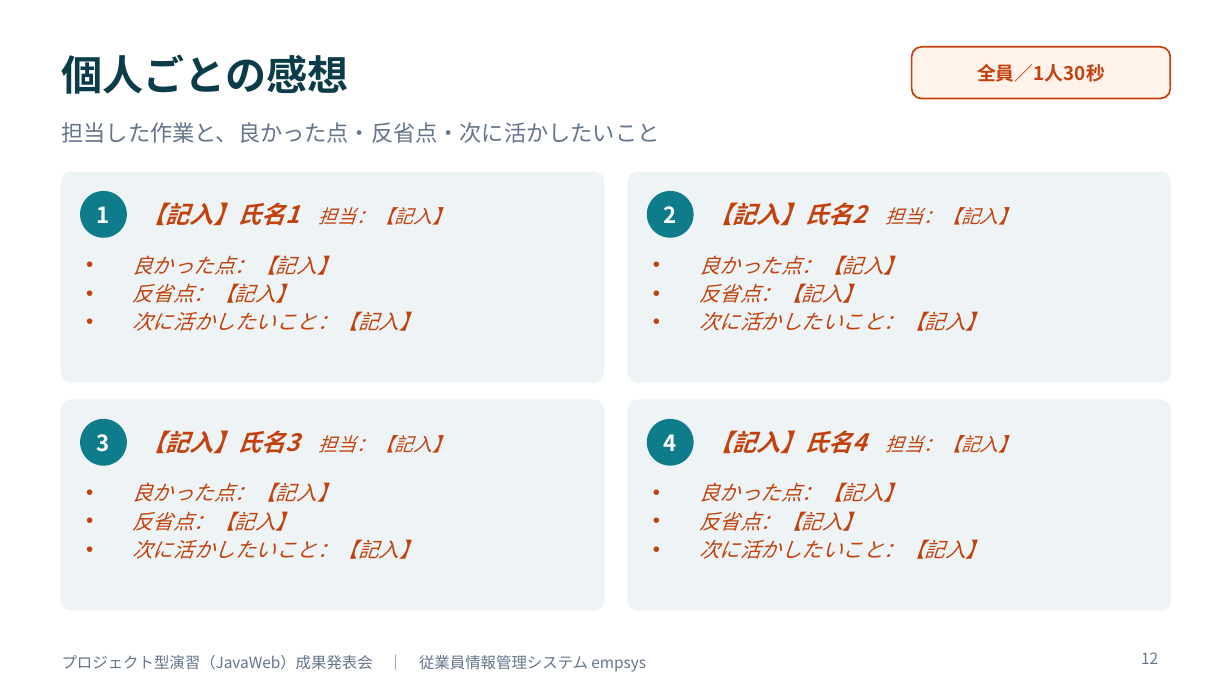
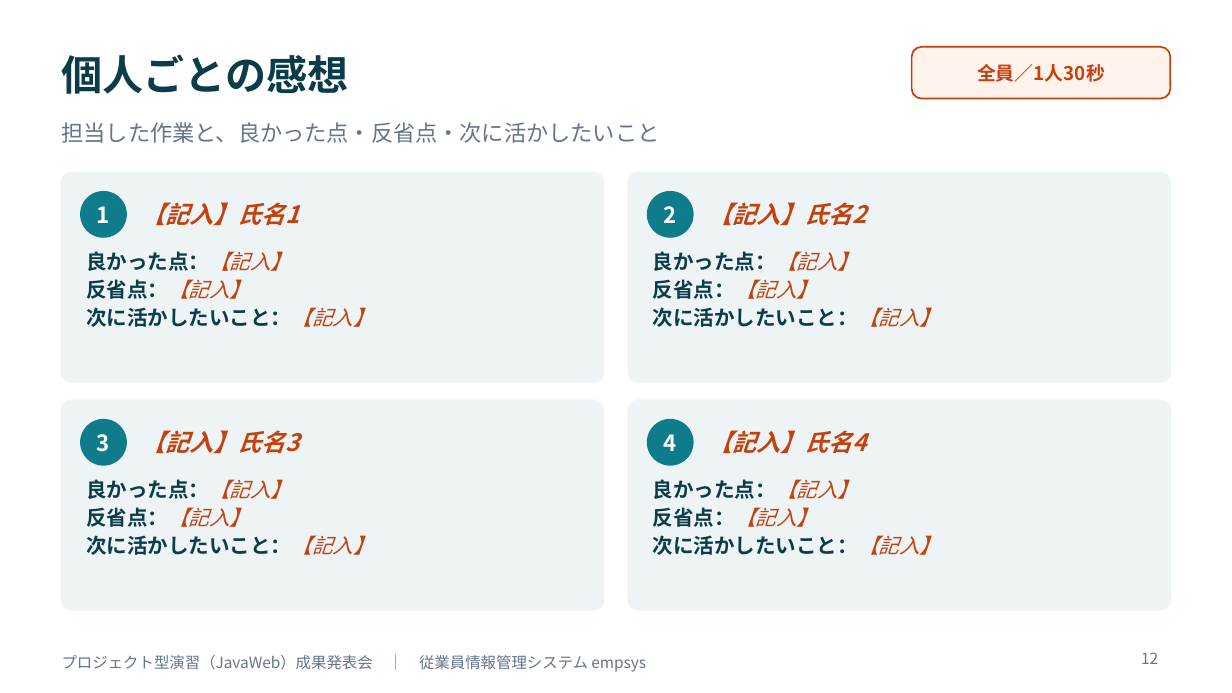
Before and after one commit to amasato1221/web_-application, a slide deck: slide 12 of 成果発表会資料_テンプレート.pptx. Drawn at 1232x693 pixels with LibreOffice and Linux fonts; fonts in the diff are those of the drawing. Boxes give left, top, right and bottom in pixels: in the first picture for what was removed or moved away, otherwise in the second. Text is boxed around its words. In the diff, an @@ line names an element or a change of style, - is before the commit and + after.

```diff
--- a/成果発表会資料_テンプレート.pptx
+++ b/成果発表会資料_テンプレート.pptx
@@ text at <box>142,202,300,226</box>: text changed @@
-【記入】氏名1 担当：【記入】
+【記入】氏名1
@@ text at <box>142,430,300,454</box>: text changed @@
-【記入】氏名3 担当：【記入】
+【記入】氏名3
@@ text at <box>708,430,866,454</box>: text changed @@
-【記入】氏名4 担当：【記入】
+【記入】氏名4
@@ text colour #C2410C to #0B3C49, bold on, italic off in "良かった点：【記入】", "反省点：【記入】", "次に活かしたいこと：【記入】" in 4 elements at <box>86,251,374,327</box>, <box>653,251,940,327</box>, <box>86,479,374,555</box>, <box>653,479,940,555</box> @@
```
Also in this commit, not shown: 13 other slides changed, 10 other files.
